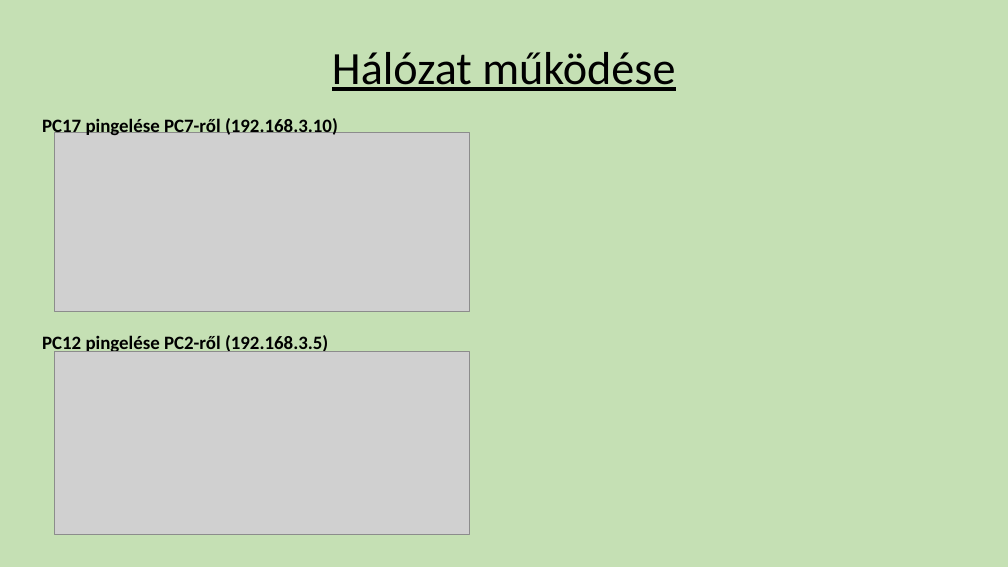
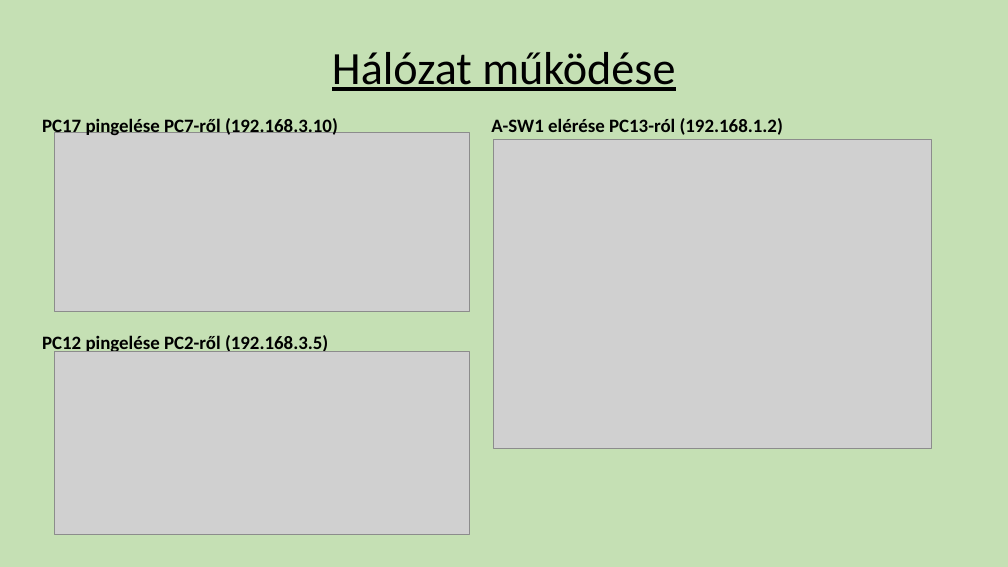
Before and after one commit to GyurosAdam/Niganyok, a slide deck: slide 13 of Hálózati Prezentáció.pptx (slide 12 before the commit). Drawn at 1008x567 pixels with LibreOffice and Linux fonts; fonts in the diff are those of the drawing; grey boxes stand for pictures; background and template pictures are left out. Boxes give left, top, right and bottom in pixels: in the first picture for what was removed or moved away, otherwise in the second. Text is boxed around its words. In the diff, an @@ line names an element or a change of style, - is before the commit and + after.

```diff
--- a/Hálózati Prezentáció.pptx
+++ b/Hálózati Prezentáció.pptx
@@ text added at box(491, 118, 783, 135), 18 pt, text #000000, bold @@
+A-SW1 elérése PC13-ról (192.168.1.2)
@@ picture added at box(493, 140, 932, 448) @@
```
Also in this commit, not shown: 2 other slides changed, 1 slide added, 4 other files.
